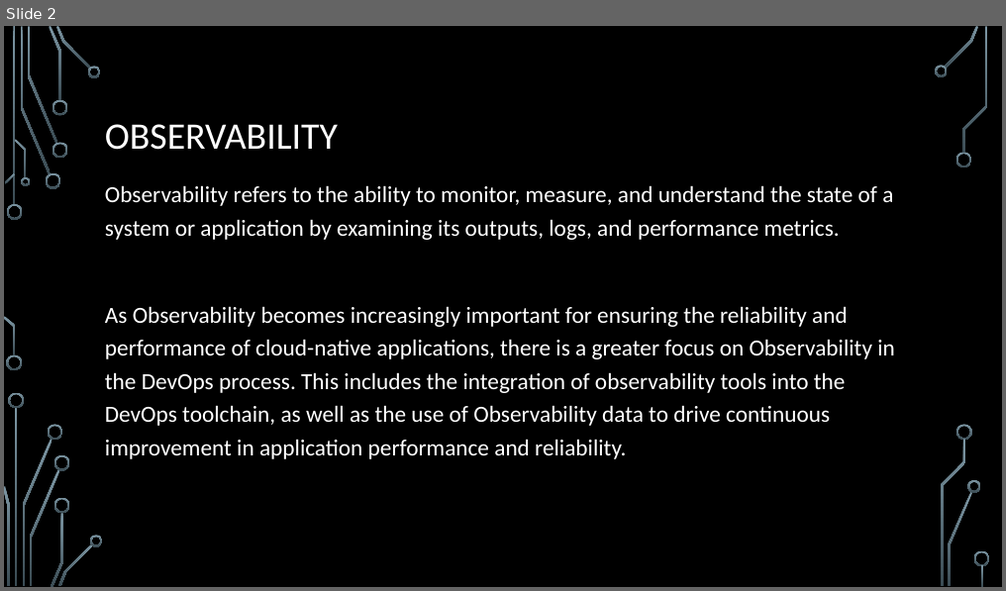
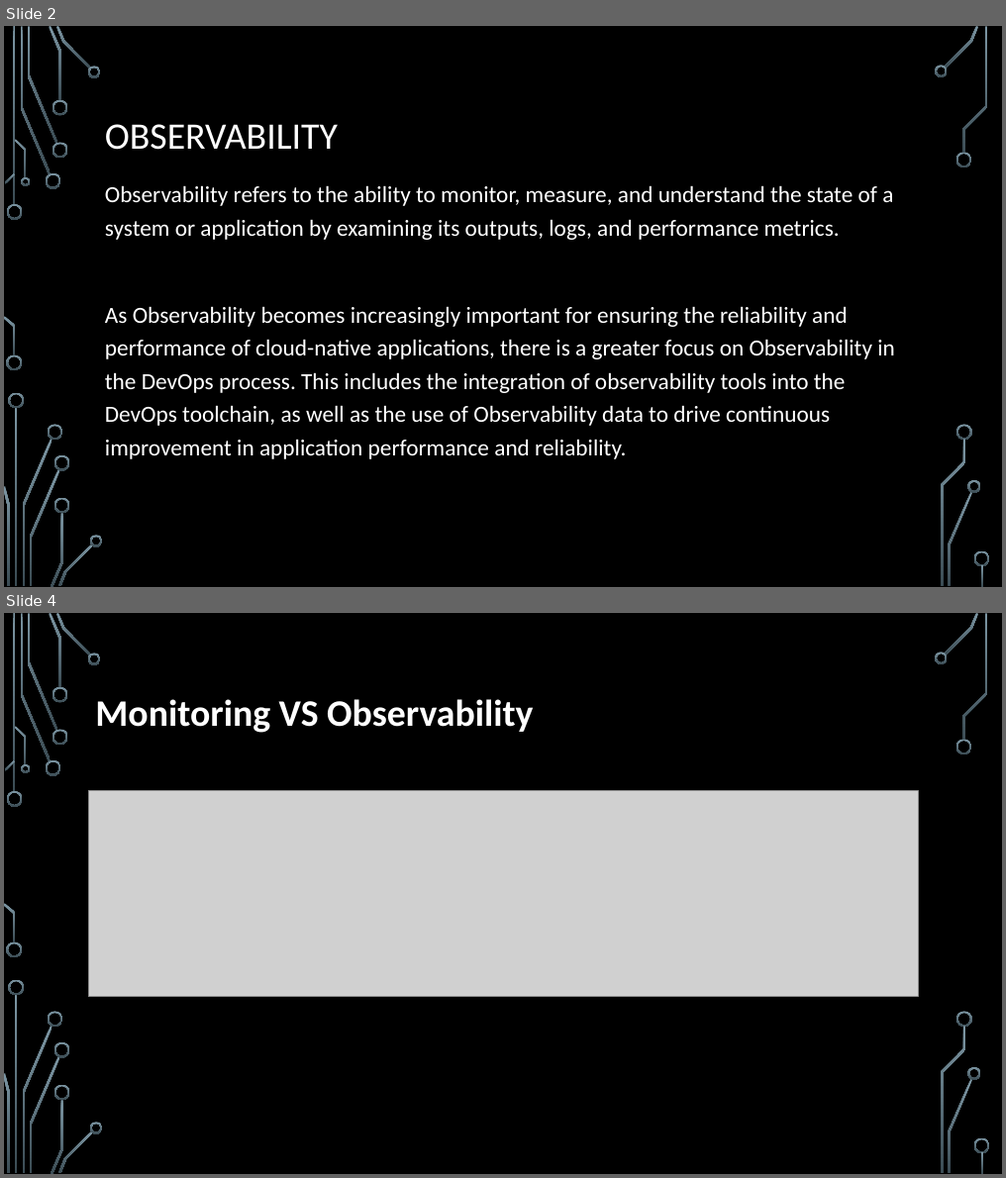
Before and after one commit to Mayur3099/Prometheus, a slide deck: Prometheus.pptx. Shown one above the other, each under a label of ours: slide 2 before the commit, slides 2 and 4 after it; the slides between them are not shown. The pictures are 1006x591 and 1006x1178 pixels, drawn with LibreOffice and Linux fonts; fonts in the diff are those of the drawing; grey boxes stand for pictures; background and template pictures are left out. Boxes give left, top, right and bottom in pixels: in the first picture for what was removed or moved away, otherwise in the second. Text is boxed around its words. In the diff, an @@ line names an element or a change of style, - is before the commit and + after.

```diff
--- a/Prometheus.pptx
+++ b/Prometheus.pptx
@@ slide 4 added at box(4, 613, 1002, 1174), background picture (left out); not listed: 36 template elements that a slide beside it also shows @@
@@ text added at box(95, 699, 533, 733), 36 pt, text #FFFFFF, bold @@
+Monitoring VS Observability
@@ picture added at box(88, 790, 918, 996) @@
```
Also in this commit, not shown: 1 slide changed, 5 other slides added, 1 other file.
